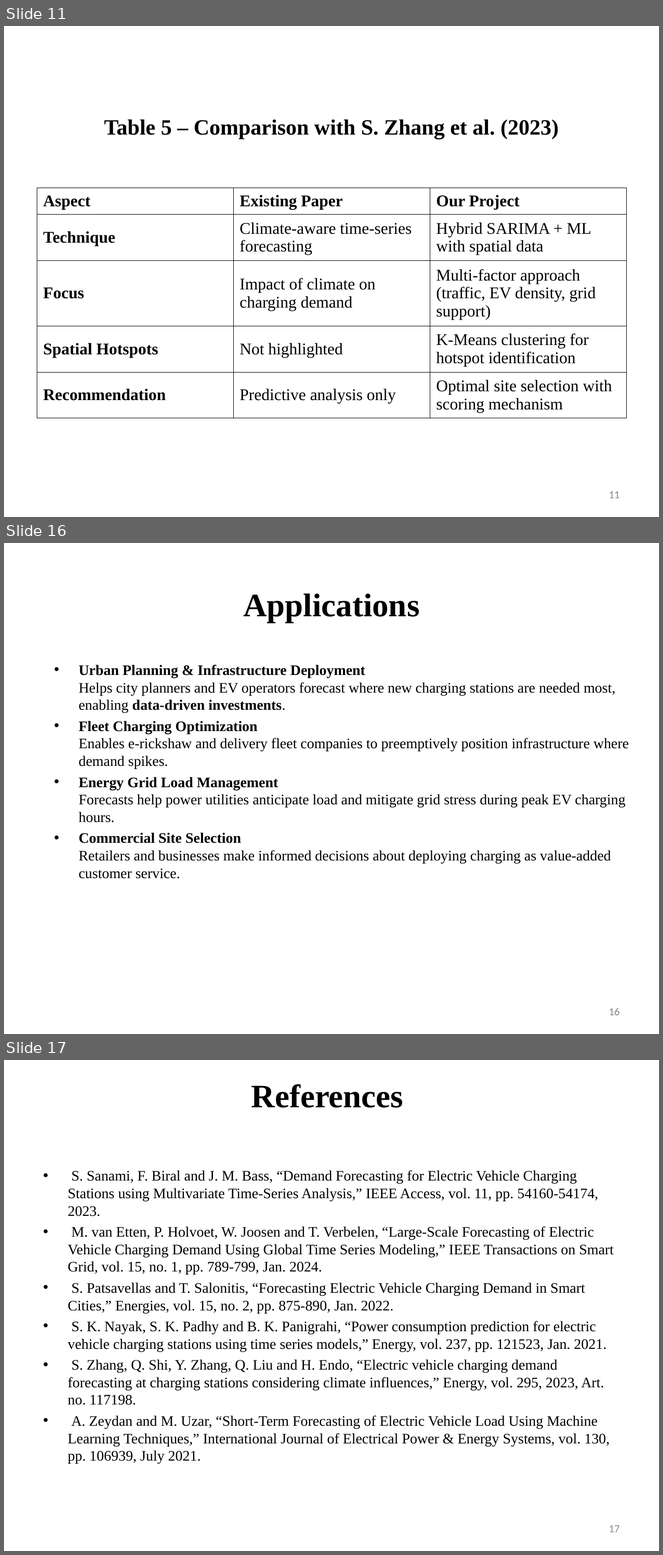
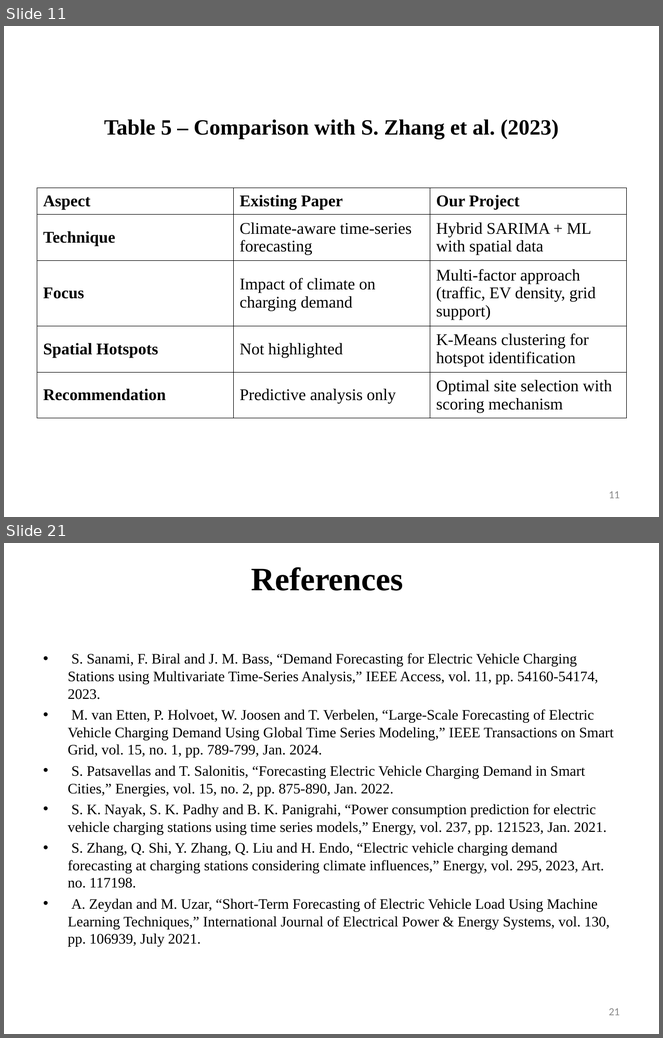
Before and after one commit to TirthDhandhukia30/EVision, a slide deck: Models/Topic 1- EVision.ppt. Shown one above the other, each under a label of ours: slides 11, 16 and 17 before the commit, slides 11 and 21 after it; the slides between them are not shown. The pictures are 663x1555 and 663x1038 pixels, drawn with LibreOffice and Linux fonts; fonts in the diff are those of the drawing. Boxes give left, top, right and bottom in pixels: in the first picture for what was removed or moved away, otherwise in the second. Text is boxed around its words. In the diff, an @@ line names an element or a change of style, - is before the commit and + after.

```diff
--- a/Models/Topic 1- EVision.ppt
+++ b/Models/Topic 1- EVision.ppt
@@ slide 16 removed at (4, 543, 659, 1034), background #FFFFFF at 50% opacity @@
@@ title removed at (243, 593, 419, 623) @@
-Applications
@@ text removed at (79, 665, 629, 879) @@
-• Urban Planning & Infrastructure Deployment
-  Helps city planners and EV operators forecast where new charging stations are needed most, enabling data-driven investments.
-• Fleet Charging Optimization
-  Enables e-rickshaw and delivery fleet companies to preemptively position infrastructure where demand spikes.
-• Energy Grid Load Management
-  Forecasts help power utilities anticipate load and mitigate grid stress during peak EV charging hours.
-• Commercial Site Selection
-  Retailers and businesses make informed decisions about deploying charging as value-added customer service.
@@ page number removed at (609, 1008, 620, 1016) @@
-16
@@ what was slide 17 is now slide 21 @@
@@ page number at (609, 1008, 620, 1016): text changed @@
-17
+21
```
Also in this commit, not shown: 7 slides changed, 6 slides added, 2 other slides removed, 29 other files.
